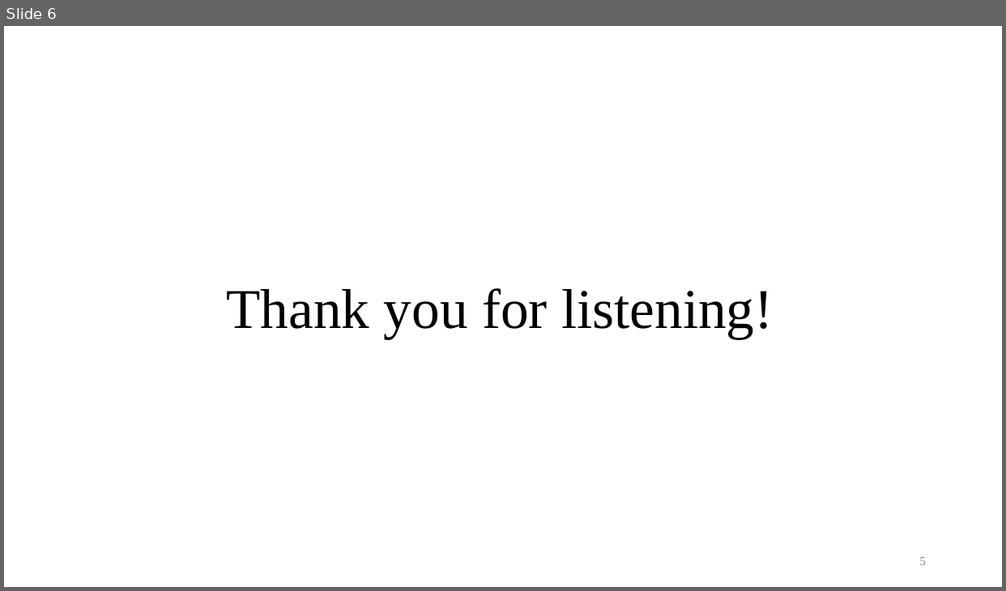
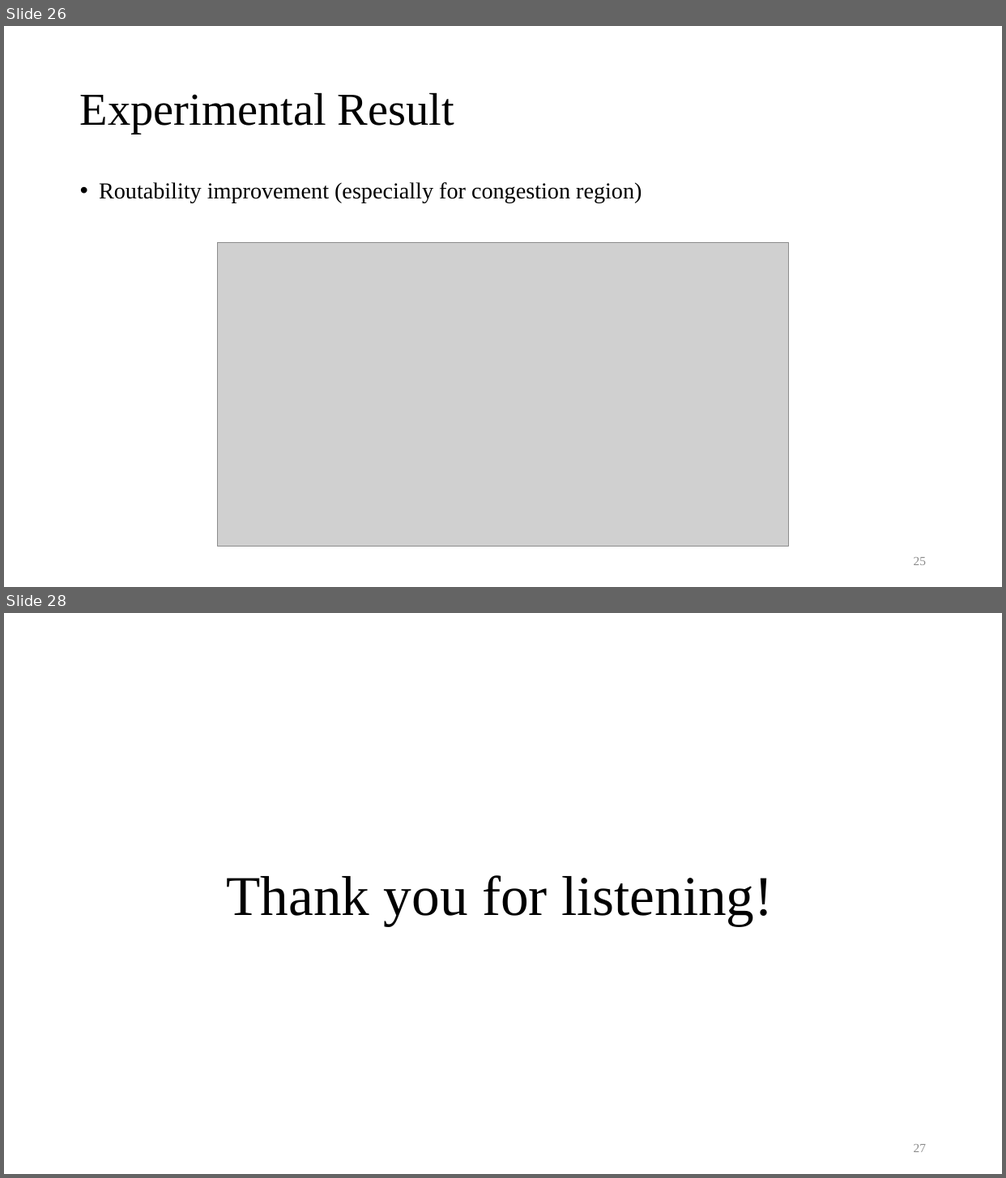
Before and after one commit to Pacific-Feng-Studuies/Studied-Papers, a slide deck: GM/powerplan/Power Sub-Mesh Construction in Multiple Power Domain Design/Power Sub-Mesh Construction in Multiple Power Domain Design.pptx. Shown one above the other, each under a label of ours: slide 6 before the commit, slides 26 and 28 after it; the slides between them are not shown. The pictures are 1006x591 and 1006x1178 pixels, drawn with LibreOffice and Linux fonts; fonts in the diff are those of the drawing; grey boxes stand for pictures. Boxes give left, top, right and bottom in pixels: in the first picture for what was removed or moved away, otherwise in the second. Text is boxed around its words. In the diff, an @@ line names an element or a change of style, - is before the commit and + after.

```diff
--- a/GM/powerplan/Power Sub-Mesh Construction in Multiple Power Domain Design/Power Sub-Mesh Construction in Multiple Power Domain Design.pptx
+++ b/GM/powerplan/Power Sub-Mesh Construction in Multiple Power Domain Design/Power Sub-Mesh Construction in Multiple Power Domain Design.pptx
@@ slide 26 added at bbox=[4, 26, 1002, 587], background #FFFFFF @@
@@ title added at bbox=[80, 92, 454, 134], 44 pt, text #000000 @@
+Experimental Result
@@ text added at bbox=[99, 182, 641, 203], 22 pt, text #000000 @@
+• Routability improvement (especially for congestion region)
@@ picture added at bbox=[217, 243, 790, 546] @@
@@ page number added at bbox=[914, 557, 926, 565], 12 pt, text #8C8C8C @@
+25
@@ what was slide 6 is now slide 28 @@
@@ page number at bbox=[914, 1144, 926, 1152]: text changed @@
-5
+27
```
Also in this commit, not shown: 4 slides changed, 22 other slides added, 1 slide removed.
